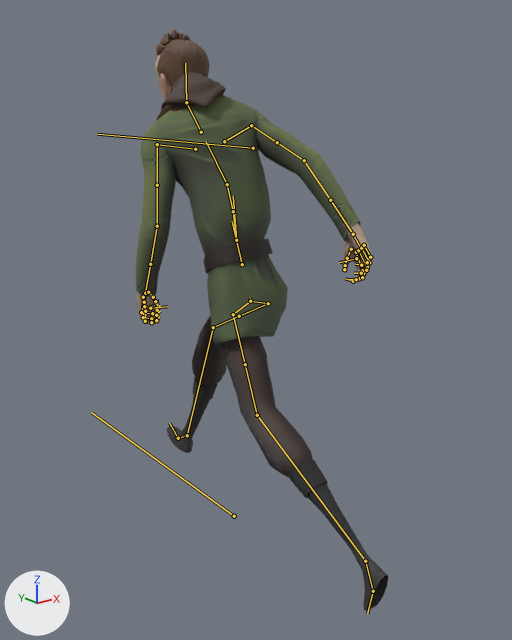
What one commit did to the FBX model Victor/Character Animation/ThirdPerson/Exports/anim_PlayCh_Run.fbx.
One viewpoint serves both versions: a camera (50 mm lens) standing at (-1.293, -1.737, 1.394) and looking at (0.001, -0.12, 0.747). Every picture has the same lights, and +X, +Y and +Z are marked at lower left. Both versions are drawn at frame 15 of the action 'Scene'; the numbers are the values there. The bones that bend it are drawn over the model as lines.

The first picture shows 'mc_body.001', 'mc_clothing.003', 'mc_clothing.004'.
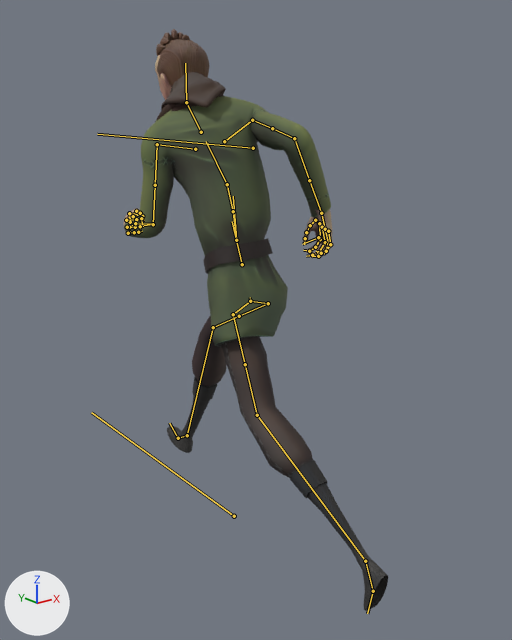
What differs and where, as boxes (x1, y1, x2, y2) in the pictures (512 x 640 px):
'mc_clothing.003', posed (8% narrower): before (136, 72, 361, 347); after (124, 72, 331, 347)
'mc_body.001', posed (11% narrower, 22% shorter): before (137, 29, 373, 324); after (124, 29, 333, 258)
bone 'DEF_Bicep.L.001', root to tip: before (157, 144) to (157, 185); after (157, 144) to (155, 185)
bone 'DEF_ForeArm.L.001', root to tip: before (157, 226) to (150, 264); after (153, 224) to (141, 225)
bone 'DEF_Shoulder.R.001', root to tip: before (224, 141) to (251, 125); after (224, 141) to (252, 120)
bone 'DEF_Bicep.R.001', root to tip: before (251, 125) to (277, 142); after (252, 120) to (272, 128)
bone 'DEF_ForeArm.R.001', root to tip: before (304, 160) to (330, 200); after (294, 138) to (309, 180)

What the commit changed:
Bone 'DEF_Bicep.L.001' (bone_def_bicep_l_001) turns from (-23, -14, 54) to (-43, -13, 54) degrees about its own x, y and z.
Bone 'DEF_ForeArm.L.001' (bone_def_forearm_l_001) turns from (-14, 0, 0) to (-47, 0, 0) degrees about its own x, y and z.
Bone 'DEF_Shoulder.R.001' (bone_def_shoulder_r_001) turns from (-25, 0, 0) to (-13, 0, 0) degrees about its own x, y and z.
Bone 'DEF_Bicep.R.001' (bone_def_bicep_r_001) turns from (19, 7, -61) to (36, 10, -64) degrees about its own x, y and z.
Bone 'DEF_ForeArm.R.001' (bone_def_forearm_r_001) turns from (3, 0, 0) to (-62, 0, 0) degrees about its own x, y and z.
